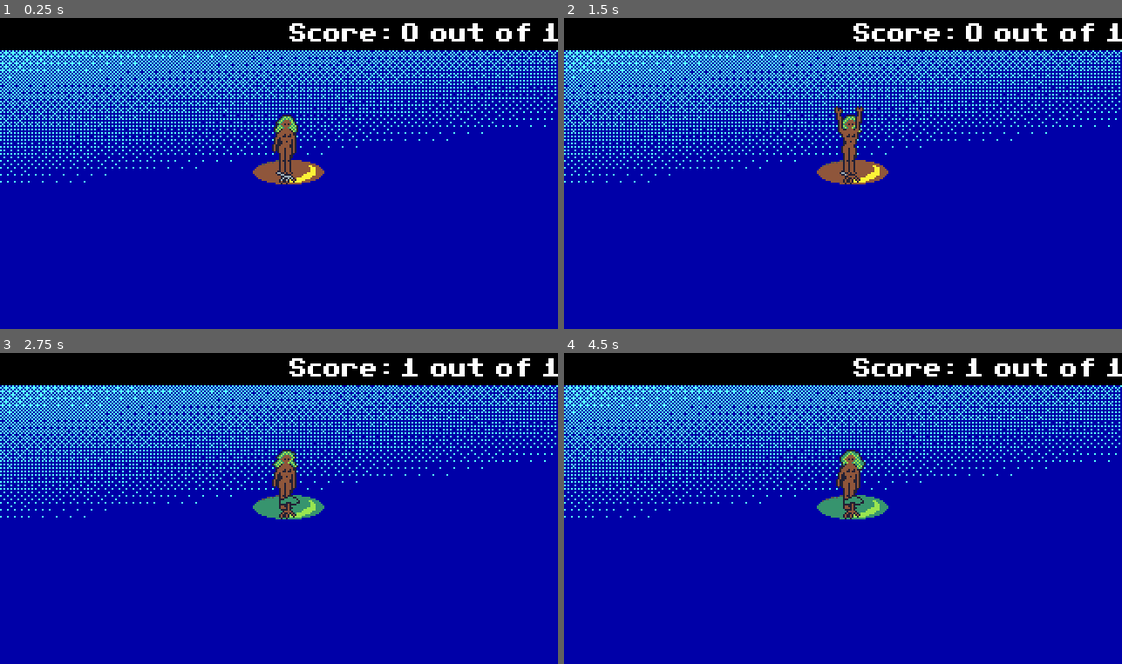
Above: before the commit, frames 1-4 (two rows, left to right).
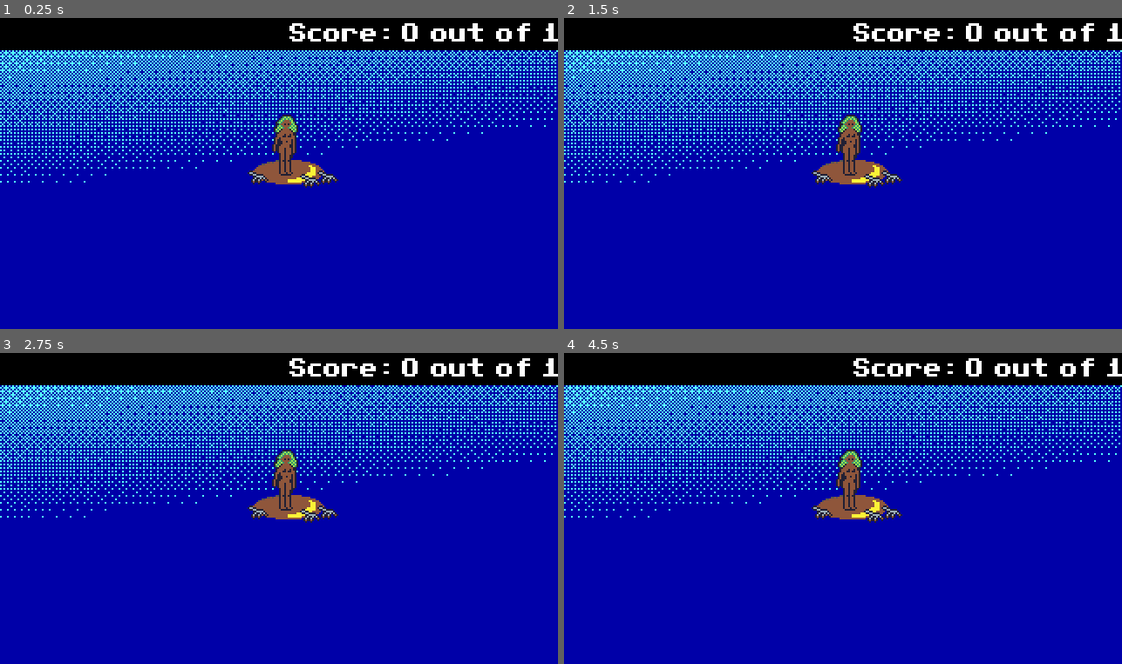
Above: after the commit, the same moments.

Repository: cidneyhamilton/DryadsQuest
Game: Godot game, scene res://scenes/Main.tscn
Two runs of this game, one before a commit and one after it. Both use one fixed random seed, a clock stepped at 60 frames per second and the inputs below.
Inputs (mouse positions are in pixels of both pictures, inside the frame that each line leads up to):
- Up to frame 1 (0.25 s): no input
- Up to frame 2 (1.5 s): tap Enter at 0.5 s; move the mouse to (848, 176) at 0.52 s; click (848, 176) at 0.67 s; move the mouse to (731, 189) at 1.27 s; click (731, 189) at 1.42 s
- Up to frame 3 (2.75 s): move the mouse to (334, 436) at 2.02 s; click (334, 436) at 2.17 s
- Up to frame 4 (4.5 s): move the mouse to (815, 570) at 2.77 s; click (815, 570) at 2.92 s; move the mouse to (1010, 555) at 3.52 s; click (1010, 555) at 3.67 s; tap Space at 4.25 s; move the mouse to (675, 458) at 4.27 s; click (675, 458) at 4.42 s

The runs differ from the first frame. In frame 1, 0.3% of the frame differs, in the area x 44-61%, y 49-55%; in frame 2, 0.6%; in frame 3, 1.0%; in frame 4, 1.1%, in the area x 44-75%, y 1-55%.

Commit message:
Use dynamic signals, allowing player to resurrect whole island.

Diff:
--- a/project.godot
+++ b/project.godot
@@ -19,6 +19,10 @@
 run/main_scene="res://scenes/Main.tscn"
 config/icon="res://icon.png"
 
+[autoload]
+
+Main="*res://scripts/Main.gd"
+
 [display]
 
 window/size/width=320
--- a/scenes/Island.tscn
+++ /dev/null
@@ -1,39 +0,0 @@
-[gd_scene load_steps=7 format=2]
-
-[ext_resource path="res://assets/StartIsland.png" type="Texture" id=1]
-[ext_resource path="res://scenes/Plant.tscn" type="PackedScene" id=2]
-[ext_resource path="res://scripts/Island.gd" type="Script" id=3]
-
-[sub_resource type="AtlasTexture" id=3]
-atlas = ExtResource( 1 )
-region = Rect2( 0, 0, 44, 16 )
-
-[sub_resource type="AtlasTexture" id=4]
-atlas = ExtResource( 1 )
-region = Rect2( 44, 0, 44, 16 )
-
-[sub_resource type="SpriteFrames" id=2]
-animations = [ {
-"frames": [ SubResource( 3 ) ],
-"loop": true,
-"name": "live",
-"speed": 5.0
-}, {
-"frames": [ SubResource( 4 ) ],
-"loop": true,
-"name": "dead",
-"speed": 5.0
-} ]
-
-[node name="Island" type="Node2D"]
-script = ExtResource( 3 )
-
-[node name="IslandSprite" type="AnimatedSprite" parent="."]
-frames = SubResource( 2 )
-animation = "dead"
-
-[node name="Plant" parent="." instance=ExtResource( 2 )]
-gravity = 0.0
-[connection signal="spell_finished" from="." to="Plant" method="_on_Island_spell_finished"]
-[connection signal="resurrected" from="Plant" to="." method="_on_Plant_resurrected"]
-[connection signal="targeted" from="Plant" to="." method="_on_Plant_targeted"]
--- a/scenes/Lagoon.tscn
+++ b/scenes/Lagoon.tscn
@@ -1,8 +1,9 @@
-[gd_scene load_steps=4 format=2]
+[gd_scene load_steps=5 format=2]
 
 [ext_resource path="res://assets/Background320x180.png" type="Texture" id=1]
-[ext_resource path="res://scenes/Island.tscn" type="PackedScene" id=2]
+[ext_resource path="res://scenes/islands/Island.tscn" type="PackedScene" id=2]
 [ext_resource path="res://scripts/Lagoon.gd" type="Script" id=3]
+[ext_resource path="res://scenes/islands/StartIsland.tscn" type="PackedScene" id=4]
 
 [node name="Lagoon" type="Node2D"]
 script = ExtResource( 3 )
@@ -13,6 +14,6 @@
 
 [node name="Island" parent="." instance=ExtResource( 2 )]
 position = Vector2( 166, 90 )
-[connection signal="spell_finished" from="." to="Island" method="_on_Lagoon_spell_finished"]
-[connection signal="plant_resurrected" from="Island" to="." method="_on_Island_plant_resurrected"]
-[connection signal="plant_targeted" from="Island" to="." method="_on_Island_plant_targeted"]
+
+[node name="StartIsland" parent="." instance=ExtResource( 4 )]
+position = Vector2( 166, 90 )
--- a/scenes/Main.tscn
+++ b/scenes/Main.tscn
@@ -1,11 +1,13 @@
-[gd_scene load_steps=5 format=2]
+[gd_scene load_steps=6 format=2]
 
 [ext_resource path="res://scenes/Player.tscn" type="PackedScene" id=1]
 [ext_resource path="res://scenes/Lagoon.tscn" type="PackedScene" id=2]
 [ext_resource path="res://assets/background-music-loop.ogg" type="AudioStream" id=3]
 [ext_resource path="res://scenes/Score.tscn" type="PackedScene" id=4]
+[ext_resource path="res://scripts/Main.gd" type="Script" id=5]
 
 [node name="Main" type="Node2D"]
+script = ExtResource( 5 )
 
 [node name="Lagoon" parent="." instance=ExtResource( 2 )]
 
@@ -19,7 +21,3 @@
 [node name="Score" parent="." instance=ExtResource( 4 )]
 anchor_left = 1.0
 anchor_right = 1.0
-[connection signal="plant_resurrected" from="Lagoon" to="Player" method="_on_Lagoon_plant_resurrected"]
-[connection signal="plant_resurrected" from="Lagoon" to="Score" method="_on_Lagoon_plant_resurrected"]
-[connection signal="plant_targeted" from="Lagoon" to="Player" method="_on_Lagoon_plant_targeted"]
-[connection signal="finished_spell" from="Player" to="Lagoon" method="_on_Player_finished_spell"]
--- /dev/null
+++ b/scenes/islands/Island.tscn
@@ -0,0 +1,32 @@
+[gd_scene load_steps=6 format=2]
+
+[ext_resource path="res://assets/StartIsland.png" type="Texture" id=1]
+[ext_resource path="res://scripts/Island.gd" type="Script" id=3]
+
+[sub_resource type="AtlasTexture" id=1]
+atlas = ExtResource( 1 )
+region = Rect2( 0, 0, 44, 16 )
+
+[sub_resource type="AtlasTexture" id=2]
+atlas = ExtResource( 1 )
+region = Rect2( 44, 0, 44, 16 )
+
+[sub_resource type="SpriteFrames" id=3]
+animations = [ {
+"frames": [ SubResource( 1 ) ],
+"loop": true,
+"name": "live",
+"speed": 5.0
+}, {
+"frames": [ SubResource( 2 ) ],
+"loop": true,
+"name": "dead",
+"speed": 5.0
+} ]
+
+[node name="Island" type="Node2D"]
+script = ExtResource( 3 )
+
+[node name="IslandSprite" type="AnimatedSprite" parent="."]
+frames = SubResource( 3 )
+animation = "dead"
--- /dev/null
+++ b/scenes/islands/StartIsland.tscn
@@ -0,0 +1,21 @@
+[gd_scene load_steps=3 format=2]
+
+[ext_resource path="res://scenes/islands/Island.tscn" type="PackedScene" id=1]
+[ext_resource path="res://scenes/plants/Mangrove.tscn" type="PackedScene" id=2]
+
+[node name="StartIsland" instance=ExtResource( 1 )]
+
+[node name="Mangrove" parent="." index="1" groups=[
+"plants",
+] instance=ExtResource( 2 )]
+position = Vector2( 24, 0 )
+
+[node name="Mangrove2" parent="." index="2" groups=[
+"plants",
+] instance=ExtResource( 2 )]
+position = Vector2( 14, 2 )
+
+[node name="Mangrove3" parent="." index="3" groups=[
+"plants",
+] instance=ExtResource( 2 )]
+position = Vector2( -16, 0 )
--- /dev/null
+++ b/scenes/plants/Mangrove.tscn
@@ -0,0 +1,5 @@
+[gd_scene load_steps=2 format=2]
+
+[ext_resource path="res://scenes/plants/Plant.tscn" type="PackedScene" id=1]
+
+[node name="Mangrove" instance=ExtResource( 1 )]
--- a/scripts/Island.gd
+++ b/scripts/Island.gd
@@ -1,29 +1,25 @@
 extends Node2D
-
-signal plant_resurrected
-signal plant_targeted
-signal spell_finished
 
 enum { DEAD, ALIVE}
 
 var state = DEAD
 var num_resurrected_plants = 0
-var max_resurrected_plants = 1 # TODO: Set this dynamically
+var max_resurrected_plants = 1
+var plants
 
 onready var animator = get_node("IslandSprite")
 
+func _ready():
+	plants = get_tree().get_nodes_in_group("plants")
+	max_resurrected_plants = plants.size()
+
+	Main.connect("plant_resurrected", self, "_on_Plant_resurrected")
+
 func _on_Plant_resurrected():
 	num_resurrected_plants += 1
-	emit_signal("plant_resurrected")
 	if num_resurrected_plants == max_resurrected_plants:
 		resurrect()
-
-func _on_Plant_targeted():
-	emit_signal("plant_targeted")
 
 func resurrect():
 	state = ALIVE
 	animator.play("live")
-
-func _on_Lagoon_spell_finished():
-	emit_signal("spell_finished")
--- a/scripts/Lagoon.gd
+++ b/scripts/Lagoon.gd
@@ -1,15 +1 @@
 extends Node2D
-
-signal plant_resurrected
-signal plant_targeted
-signal spell_finished
-
-func _on_Island_plant_resurrected():
-	emit_signal("plant_resurrected")
-
-func _on_Island_plant_targeted():
-	emit_signal("plant_targeted")
-
-func _on_Player_finished_spell():
-	# TODO: Select the active island
-	emit_signal("spell_finished")
--- /dev/null
+++ b/scripts/Main.gd
@@ -0,0 +1,5 @@
+extends Node2D
+
+signal plant_targeted
+signal plant_resurrected
+signal finished_spell
--- a/scripts/Plant.gd
+++ b/scripts/Plant.gd
@@ -1,7 +1,4 @@
 extends Area2D
-
-signal targeted
-signal resurrected
 
 enum { DEAD, RESURRECTING, ALIVE}
 
@@ -10,15 +7,29 @@
 onready var animator = get_node("PlantSprite")
 onready var sound = get_node("Sound")
 
+func _ready():
+	Main.connect("finished_spell", self, "_on_finished_spell")
+
 func _input_event(viewport, event, shape_idx):
 	if event is InputEventMouseButton and event.button_index == BUTTON_LEFT and event.is_pressed():
 		self.on_click()
+
+func _on_finished_spell():
+	print("Finished spell; resurrecting plant.")
+	resurrect()
+
+# After the growing animation is finished, the plant remains alive
+func _on_PlantSprite_animation_finished():
+	if (animator.animation == "grow"):
+		animator.animation = "live"
+		print("Plant resurrected; emitting signal")
+		Main.emit_signal("plant_resurrected")
 
 func on_click():
 	# TODO: check state of plant's island to make sure it can be resurrected
 	if state == DEAD:
 		state = RESURRECTING
-		emit_signal("targeted")
+		Main.emit_signal("plant_targeted")
 
 func resurrect():
 	if state == RESURRECTING:
@@ -27,12 +38,3 @@
 		animator.play("grow")
 		# TODO: Play a sound effect
 		# TODO: Dialogue event
-
-# After the growing animation is finished, the plant remains alive
-func _on_PlantSprite_animation_finished():
-	if (animator.animation == "grow"):
-		animator.animation = "live"
-		emit_signal("resurrected")
-
-func _on_Island_spell_finished():
-	resurrect()
--- a/scripts/Player.gd
+++ b/scripts/Player.gd
@@ -1,24 +1,27 @@
 extends Node2D
 
-signal finished_spell
+onready var animator = get_node("PlayerSprite")
 
-onready var animator = get_node("PlayerSprite")
+func _ready():
+	Main.connect("plant_targeted", self, "_on_plant_targeted")
+	Main.connect("plant_resurrected", self, "_on_plant_resurrected")
 
 func cast_spell():
 	animator.play("arms_rising")
 
 func finish_resurrect():
+	print("Finished resurrect")
 	animator.play("arms_falling")
 
-func _on_Lagoon_plant_targeted():
+func _on_plant_targeted():
 	cast_spell()
 
 func _on_PlayerSprite_animation_finished():
 	if (animator.animation == "arms_rising"):
-		emit_signal("finished_spell")
+		Main.emit_signal("finished_spell")
 	elif (animator.animation == "arms_falling"):
 		# Just reset to the idle animation
 		animator.animation = "idle"
 
-func _on_Lagoon_plant_resurrected():
+func _on_plant_resurrected():
 	finish_resurrect()
--- a/scripts/Score.gd
+++ b/scripts/Score.gd
@@ -1,13 +1,19 @@
 extends Control
 
 var value = 0
-var max_value = 1
+# TODO: when can this be set?
+var max_value = 3 # max_value = get_tree().get_nodes_in_group("plants").size()
 
-func _on_Lagoon_plant_resurrected():
+func _ready():
+	Main.connect("plant_resurrected", self, "_on_plant_resurrected")
+
+func _on_plant_resurrected():
 	update_score()
 
 func update_score():
 	value += 1
+
+
 	$Label.text = "Score: " + str(value) + " out of " + str(max_value)
 
 	# TODO: End the game if reached max score
Renamed: scenes/Plant.tscn -> scenes/plants/Plant.tscn
